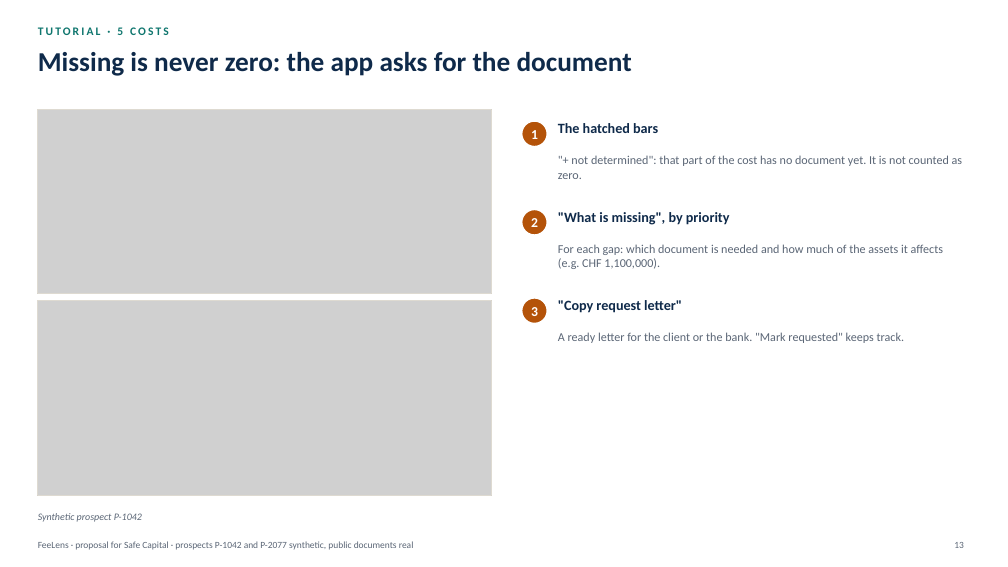
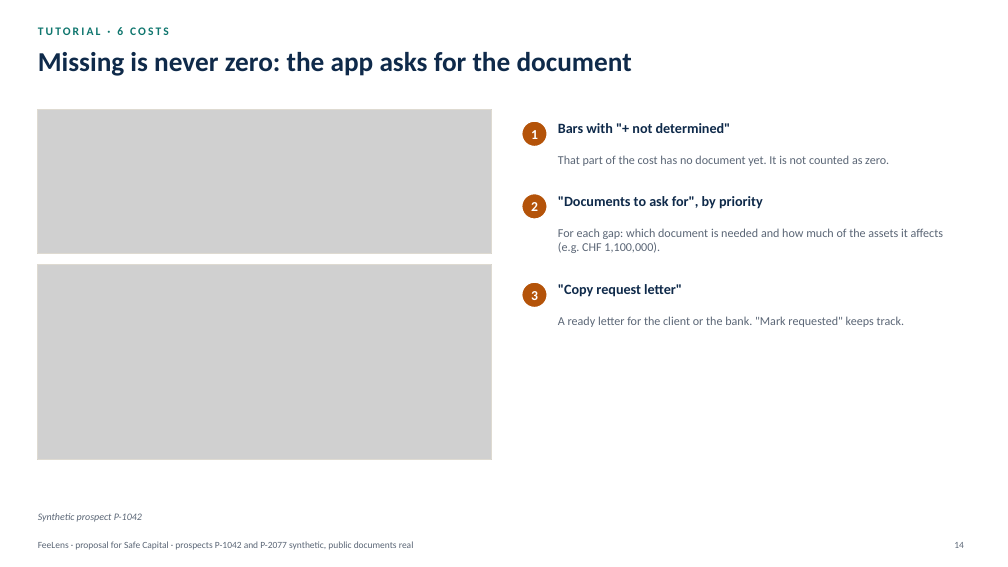
Before and after one commit to rossotti-alessandro/PortfolioCostEngine, a slide deck: slide 14 of slides/FeeLens_Proposal_EN.pptx (slide 13 before the commit). Drawn at 1008x567 pixels with LibreOffice and Linux fonts; fonts in the diff are those of the drawing; grey boxes stand for pictures. Boxes give left, top, right and bottom in pixels: in the first picture for what was removed or moved away, otherwise in the second. Text is boxed around its words. In the diff, an @@ line names an element or a change of style, - is before the commit and + after.

```diff
--- a/slides/FeeLens_Proposal_EN.pptx
+++ b/slides/FeeLens_Proposal_EN.pptx
@@ text at [38, 27, 169, 35]: text changed @@
-TUTORIAL · 5 COSTS
+TUTORIAL · 6 COSTS
@@ rectangle: place and size @@
-rectangle at [38, 110, 492, 293]
+rectangle at [38, 110, 492, 253]
@@ picture: place and size @@
-picture at [38, 110, 492, 293]
+picture at [38, 110, 492, 253]
@@ text at [558, 123, 731, 133]: text changed @@
-The hatched bars
+Bars with "+ not determined"
@@ text at [558, 155, 889, 166]: text changed @@
-"+ not determined": that part of the cost has no document yet. It is not counted as zero.
+That part of the cost has no document yet. It is not counted as zero.
@@ text at [558, 196, 763, 209]: text changed @@
-"What is missing", by priority
+"Documents to ask for", by priority
@@ rectangle: place and size @@
-rectangle at [38, 301, 492, 496]
+rectangle at [38, 265, 492, 459]
@@ picture: place and size @@
-picture at [38, 301, 492, 496]
+picture at [38, 265, 492, 459]
@@ 5 texts, 2 ellipses: place and size @@
-5 texts, 2 ellipses at [522, 209, 943, 343]
+5 texts, 2 ellipses at [522, 194, 943, 327]
@@ page number at [954, 542, 964, 548]: text changed @@
-13
+14
```
Also in this commit, not shown: 24 other slides changed, 4 slides added, 1 slide removed, 36 other files.
